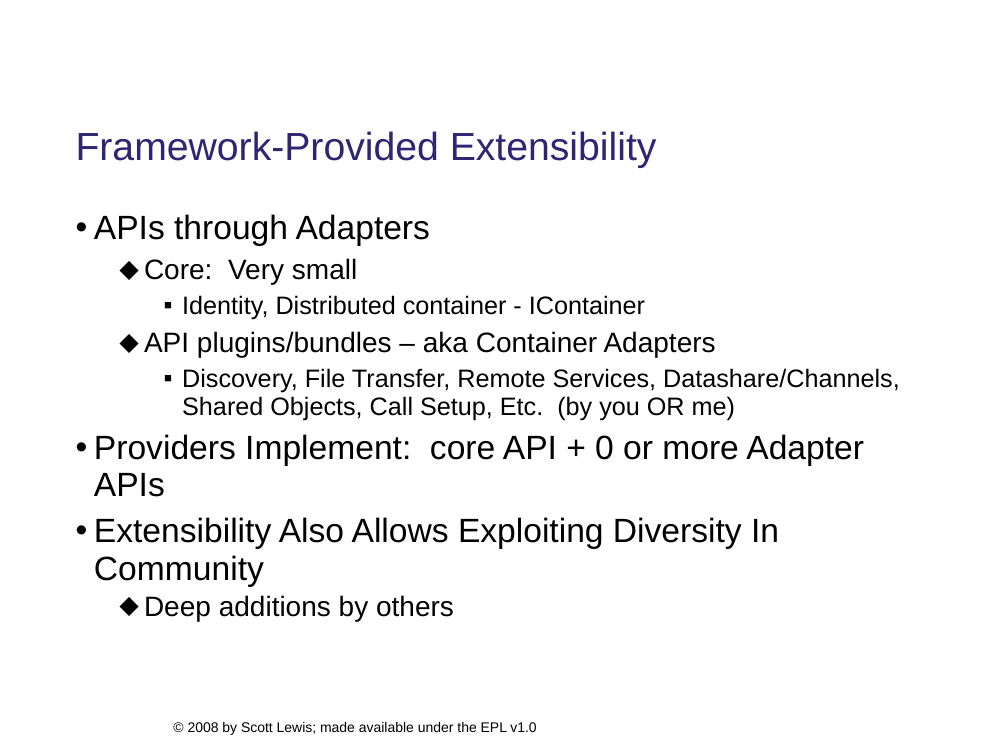
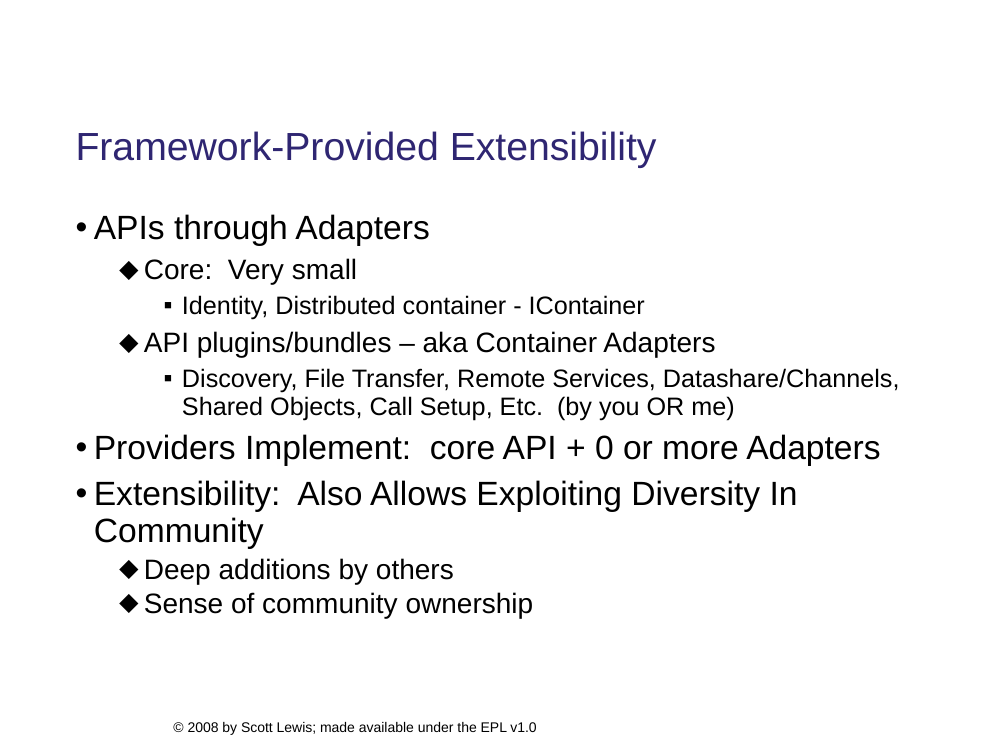
Before and after one commit to eclipse/ecf-website, a slide deck: slide 12 of presentations/eclipsecon2008/longtalk134/ecf_eclipsecon2008_134_DRAFT.ppt. Drawn at 1008x756 pixels with LibreOffice and Linux fonts; fonts in the diff are those of the drawing; background and template pictures are left out. Boxes give left, top, right and bottom in pixels: in the first picture for what was removed or moved away, otherwise in the second. Text is boxed around its words. In the diff, an @@ line names an element or a change of style, - is before the commit and + after.

```diff
--- a/presentations/eclipsecon2008/longtalk134/ecf_eclipsecon2008_134_DRAFT.ppt
+++ b/presentations/eclipsecon2008/longtalk134/ecf_eclipsecon2008_134_DRAFT.ppt
@@ text at <box>94,434,880,549</box>: text changed @@
-• Providers Implement: core API + 0 or more Adapter APIs
-• Extensibility Also Allows Exploiting Diversity In Community
+• Providers Implement: core API + 0 or more Adapters
+• Extensibility: Also Allows Exploiting Diversity In Community
@@ text at <box>144,592,534,618</box>: paragraph added @@
+  ⬥ Sense of community ownership
```
Also in this commit, not shown: 13 other slides changed, 1 other file.
